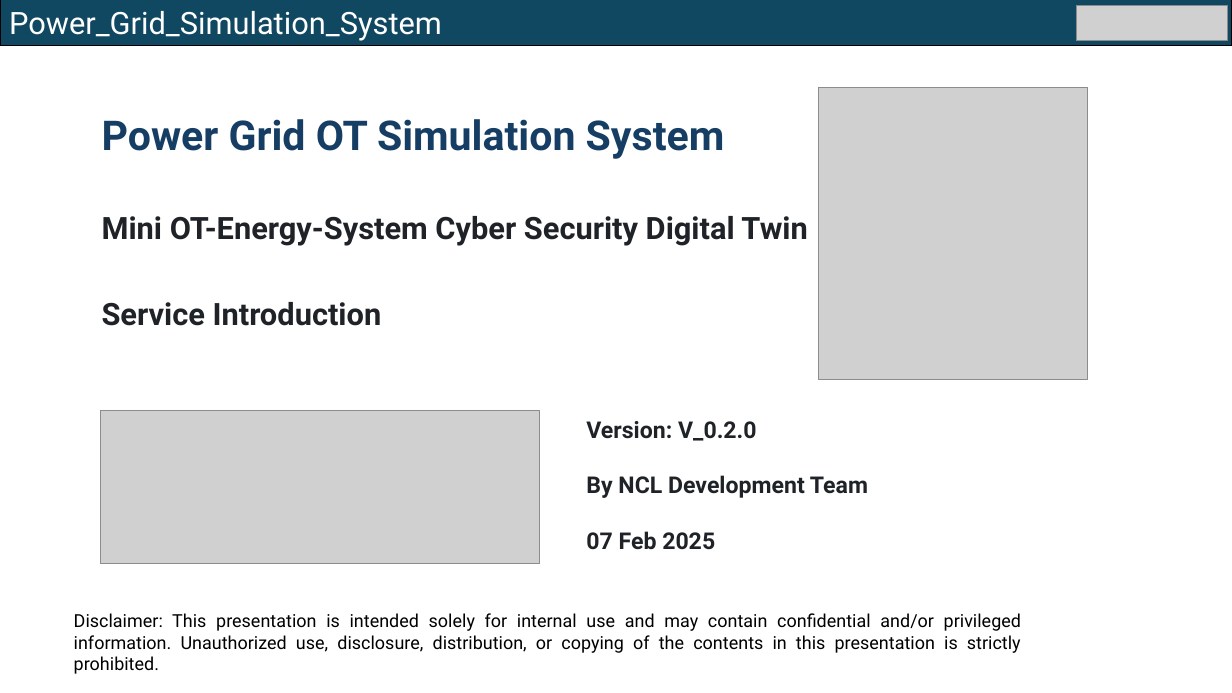
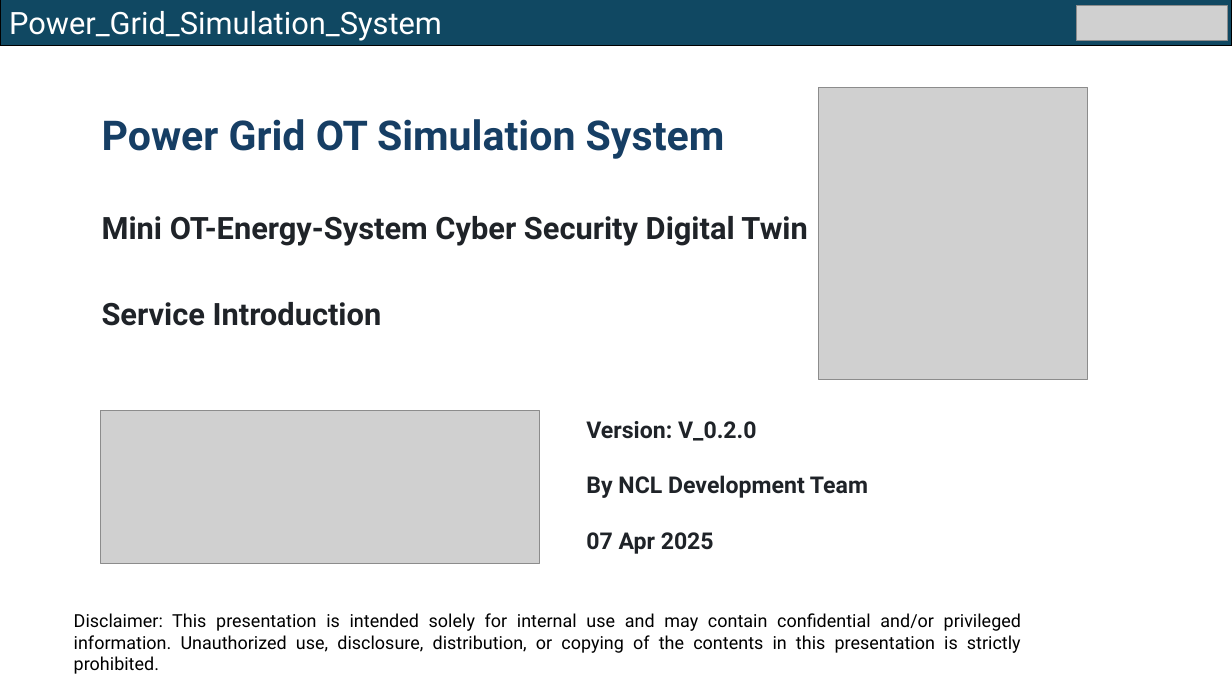
Before and after one commit to LiuYuancheng/Power_Grid_Simulation_System_Document, a slide deck: slide 1 of 1_Introduction_Doc/2_Product_Introduction.pptx. Drawn at 1232x693 pixels with LibreOffice and Linux fonts; fonts in the diff are those of the drawing; grey boxes stand for pictures. Boxes give left, top, right and bottom in pixels: in the first picture for what was removed or moved away, otherwise in the second. Text is boxed around its words. In the diff, an @@ line names an element or a change of style, - is before the commit and + after.

```diff
--- a/1_Introduction_Doc/2_Product_Introduction.pptx
+++ b/1_Introduction_Doc/2_Product_Introduction.pptx
@@ text at (x1=586, y1=532, x2=714, y2=554): text changed @@
-07 Feb 2025
+07 Apr 2025
```
Also in this commit, not shown: 3 other files.
